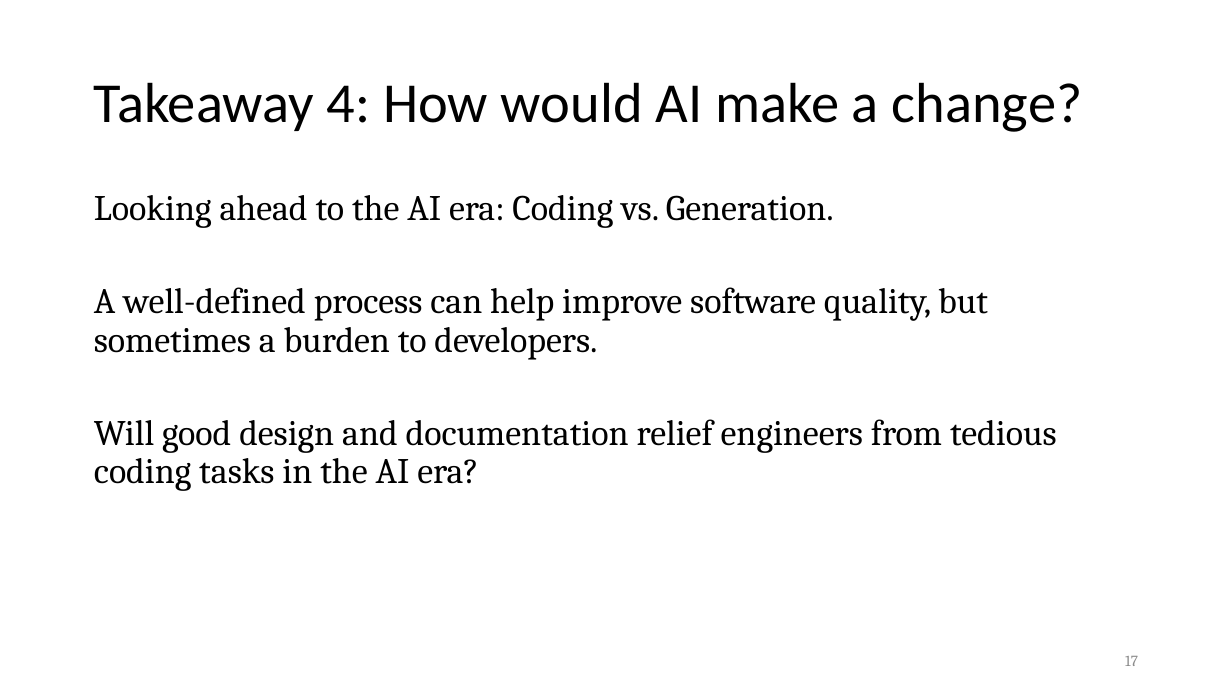
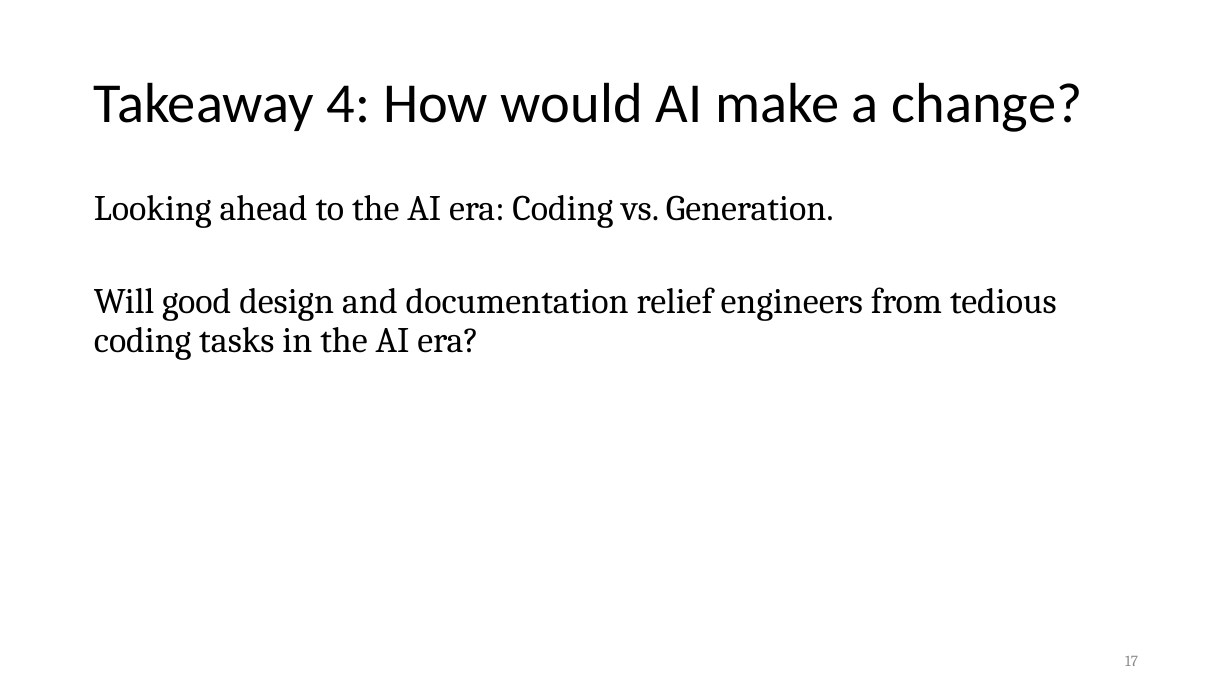
Before and after one commit to SteveZhangBit/SteveZhangBit.github.io, a slide deck: slide 17 of statics/slides/2023-Fall-Practicum Talk 2.pptx. Drawn at 1232x693 pixels with LibreOffice and Linux fonts; fonts in the diff are those of the drawing. Boxes give left, top, right and bottom in pixels: in the first picture for what was removed or moved away, otherwise in the second. Text is boxed around its words. In the diff, an @@ line names an element or a change of style, - is before the commit and + after.

```diff
--- a/statics/slides/2023-Fall-Practicum Talk 2.pptx
+++ b/statics/slides/2023-Fall-Practicum Talk 2.pptx
@@ text at (94, 287, 988, 360): paragraph removed @@
-A well-defined process can help improve software quality, but sometimes a burden to developers.
```
Also in this commit, not shown: 1 other slide changed.
